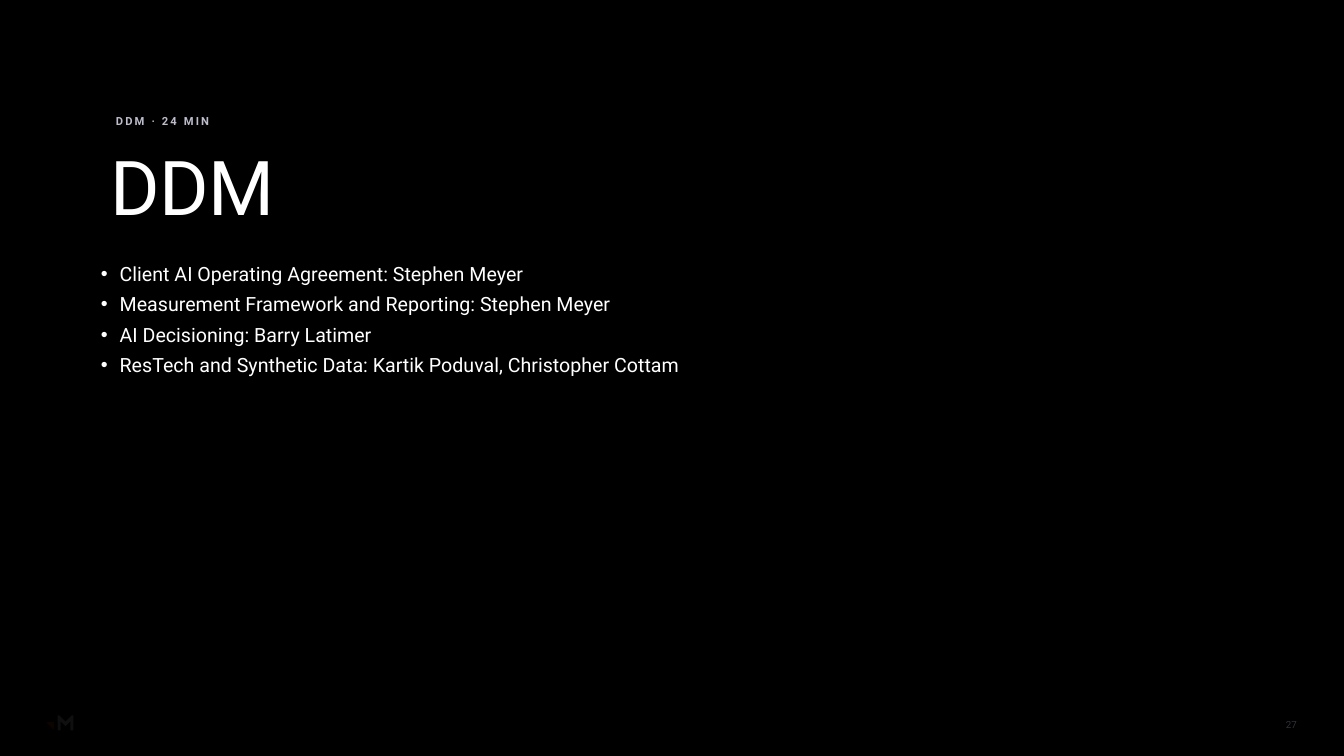
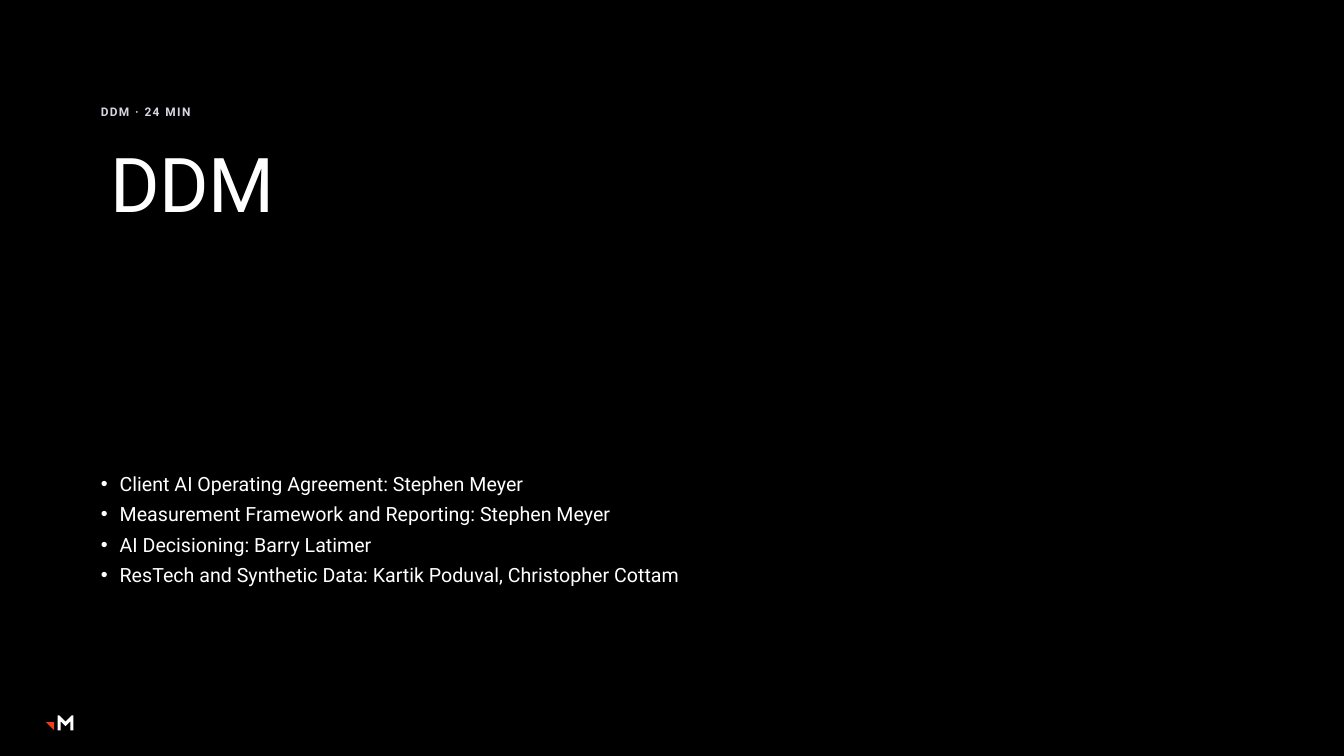
Before and after one commit to RachelHarrisMerkle/BasicMerkle, a slide deck: slide 27 of AI_Steerco_Kickoff_Shell.pptx. Drawn at 1344x756 pixels with LibreOffice and Linux fonts; fonts in the diff are those of the drawing; background and template pictures are left out; a plain dark background stands for a picture behind light text. Boxes give left, top, right and bottom in pixels: in the first picture for what was removed or moved away, otherwise in the second. Text is boxed around its words. In the diff, an @@ line names an element or a change of style, - is before the commit and + after.

```diff
--- a/AI_Steerco_Kickoff_Shell.pptx
+++ b/AI_Steerco_Kickoff_Shell.pptx
@@ rectangle removed at (0, 0, 1344, 756) @@
@@ rectangle removed at (0, 0, 1344, 756) @@
@@ rounded rectangle removed at (71, 76, 797, 426) @@
@@ text "DDM · 24 MIN" at (101, 107, 190, 116): size 8 to 8.5 pt, text colour #BDBDCC to #D6D6DF, letter spacing 1.5 to 1 pt; less space between paragraphs; vertical alignment bottom to top @@
@@ title "DDM" at (111, 158, 275, 212): line spacing 0.9 to 0.85 @@
@@ text "Client AI Operating Agreement: Stephen ...": place and size @@
-text "Client AI Operating Agreement: Stephen ..." at (120, 266, 679, 376)
+text "Client AI Operating Agreement: Stephen ..." at (120, 476, 679, 586)
@@ page number removed at (1286, 721, 1297, 728) @@
-27
```
Also in this commit, not shown: 15 other slides changed.
